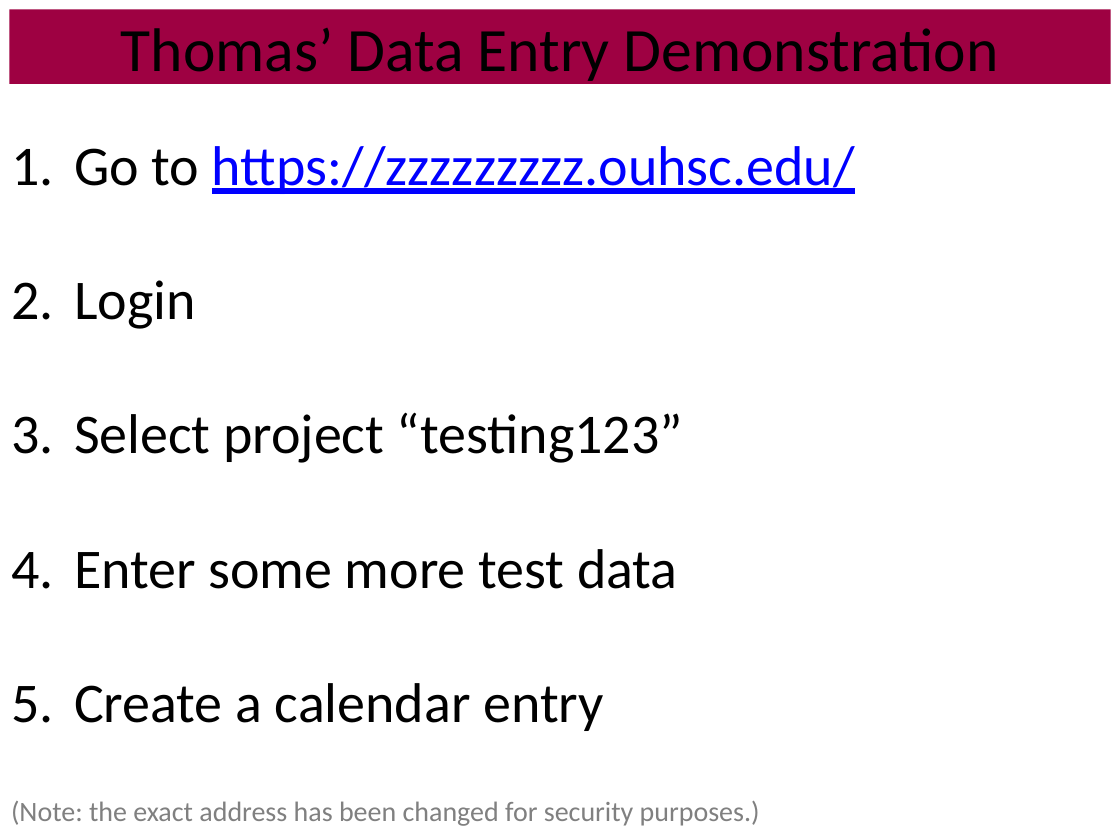
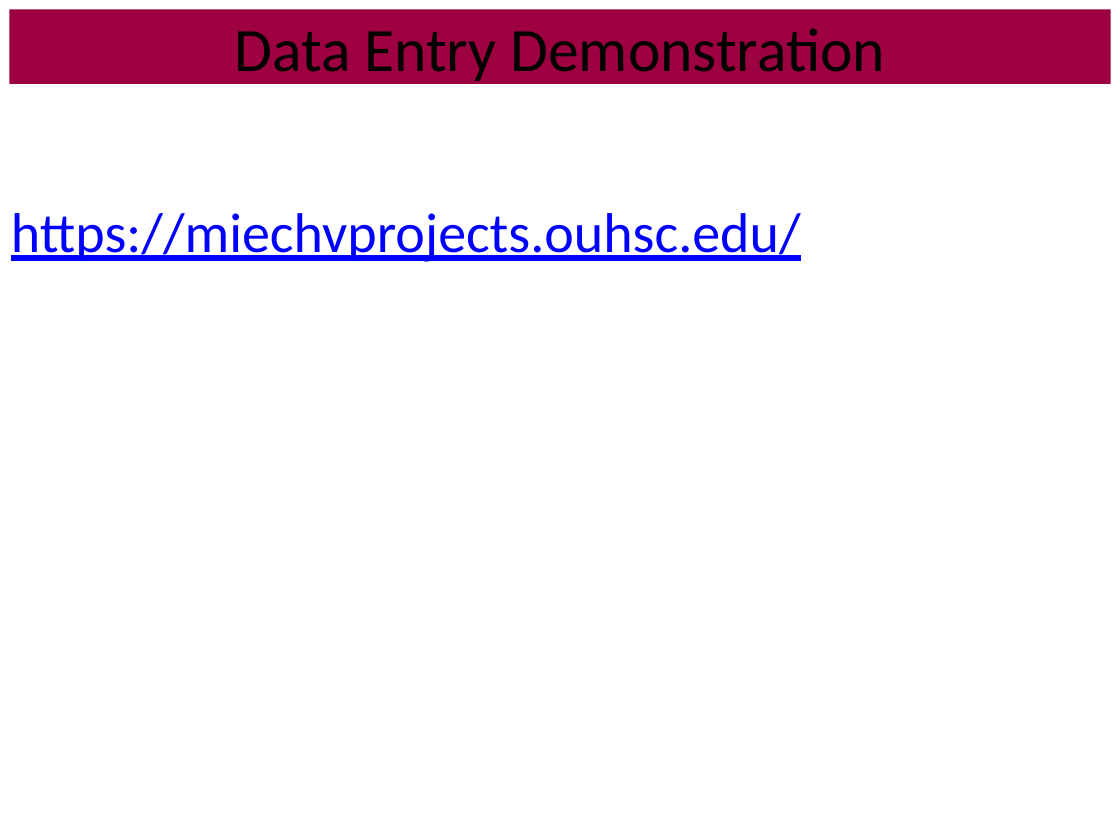
Before and after one commit to OuhscBbmc/RedcapExamplesAndPatterns, a slide deck: slide 11 of Publications/Presentation2013-11-R21HIV-RFBS Project design/REDCap-ThomasAndDavid.pptx (slide 8 before the commit). Drawn at 1120x840 pixels with LibreOffice and Linux fonts; fonts in the diff are those of the drawing. Boxes give left, top, right and bottom in pixels: in the first picture for what was removed or moved away, otherwise in the second. Text is boxed around its words. In the diff, an @@ line names an element or a change of style, - is before the commit and + after.

```diff
--- a/Publications/Presentation2013-11-R21HIV-RFBS Project design/REDCap-ThomasAndDavid.pptx
+++ b/Publications/Presentation2013-11-R21HIV-RFBS Project design/REDCap-ThomasAndDavid.pptx
@@ title at (234, 28, 885, 86): text changed @@
-Thomas’ Data Entry Demonstration
+Data Entry Demonstration
@@ text at (11, 213, 801, 262): text changed; text colour #000000 to #0000FF @@
-1. Go to https://zzzzzzzzz.ouhsc.edu/
-2. Login
-3. Select project “testing123”
-4. Enter some more test data
-5. Create a calendar entry
-(Note: the exact address has been changed for security purposes.)
+https://miechvprojects.ouhsc.edu/
```
Also in this commit, not shown: 2 other slides changed, 3 slides added.
